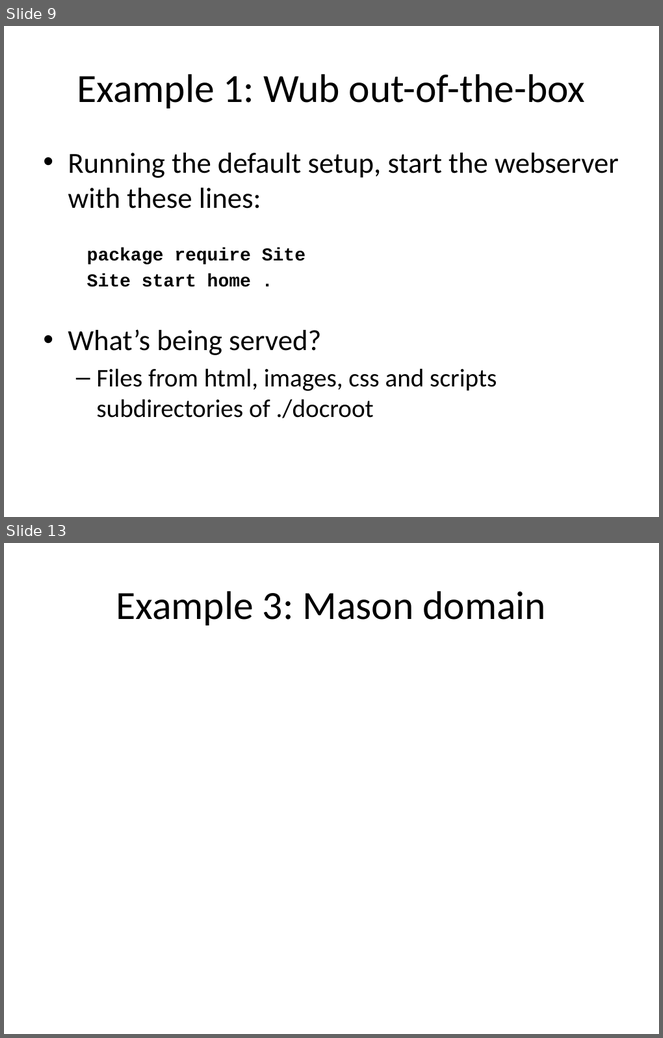
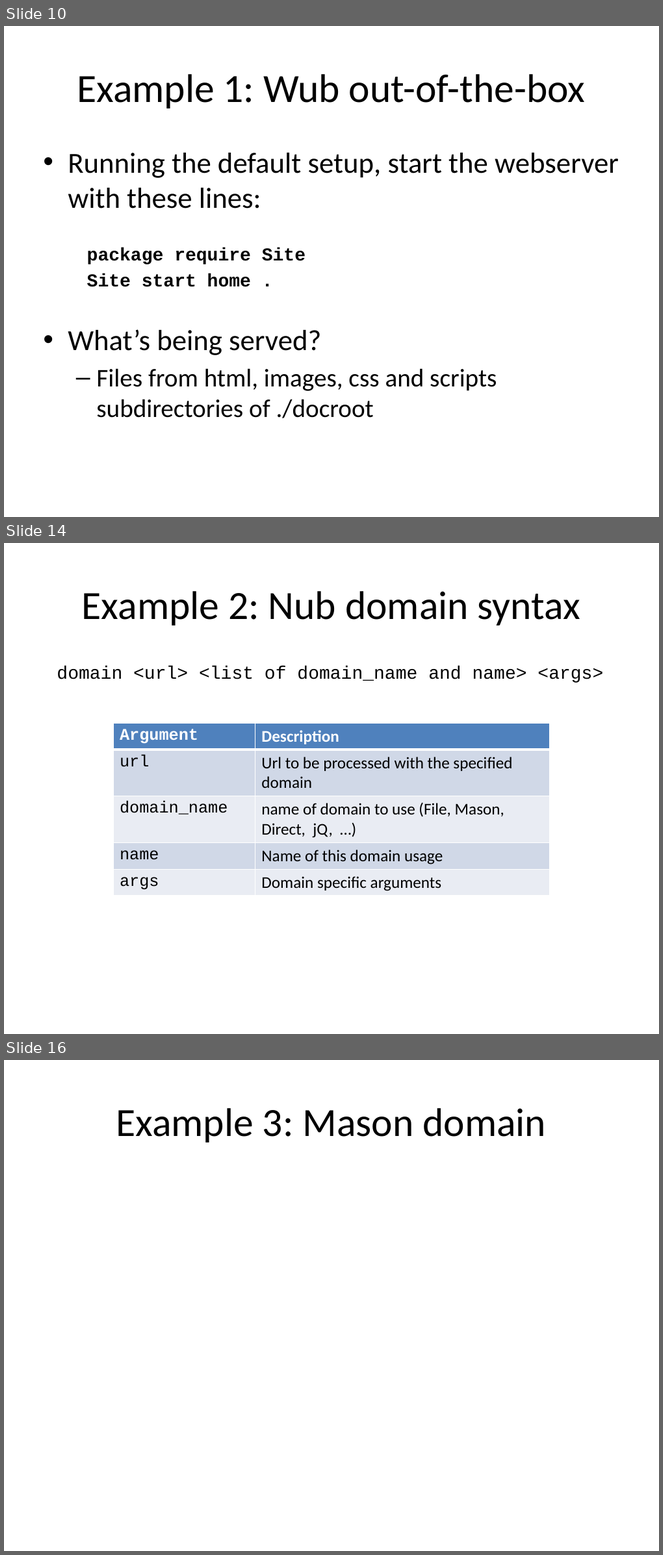
Before and after one commit to jdc8/wubwikit, a slide deck: wubexamples/Lets_Wub.pptx. Shown one above the other, each under a label of ours: slides 9 and 13 before the commit, slides 10, 14 and 16 after it; the slides between them are not shown. The pictures are 663x1038 and 663x1555 pixels, drawn with LibreOffice and Linux fonts; fonts in the diff are those of the drawing; background and template pictures are left out. Boxes give left, top, right and bottom in pixels: in the first picture for what was removed or moved away, otherwise in the second. Text is boxed around its words. In the diff, an @@ line names an element or a change of style, - is before the commit and + after.

```diff
--- a/wubexamples/Lets_Wub.pptx
+++ b/wubexamples/Lets_Wub.pptx
@@ slide 14 added at (4, 543, 659, 1034), background #FFFFFF @@
@@ title added at (82, 591, 581, 626), 44 pt, text #000000 @@
+Example 2: Nub domain syntax
@@ text added at (57, 666, 603, 683), 20 pt, text #000000 @@
+domain <url> <list of domain_name and name> <args>
@@ table added at (113, 723, 551, 895), 5 rows, 2 columns @@
+Argument | Description
+url | Url to be processed with the specified domain
+domain_name | name of domain to use (File, Mason, Direct, jQ, …)
+name | Name of this domain usage
+args | Domain specific arguments
@@ what was slide 9 is now slide 10 @@
@@ what was slide 13 is now slide 16 @@
```
Also in this commit, not shown: 4 slides changed, 2 other slides added.
